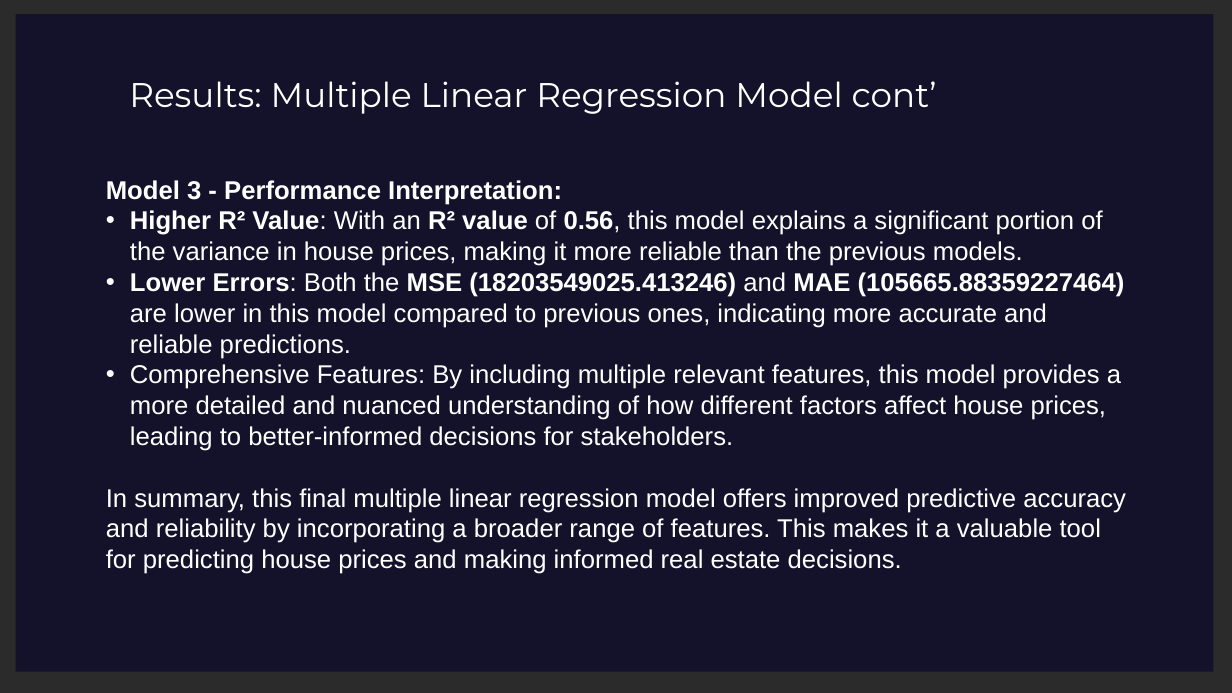
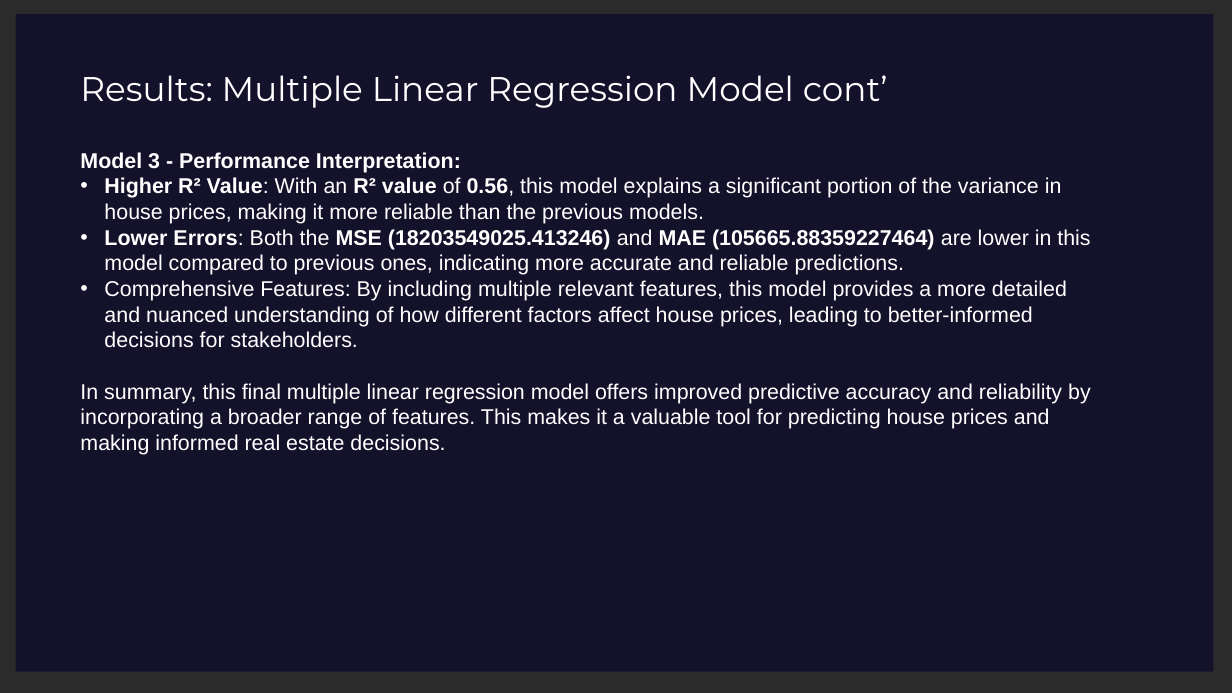
Before and after one commit to Leila-Nyambura/king-county-house-price-prediction-LRM, a slide deck: slide 14 of Northwestern-County-Homes-Regression-Modelling-Project-Presentation.pptx. Drawn at 1232x693 pixels with LibreOffice and Linux fonts; fonts in the diff are those of the drawing; background and template pictures are left out; a plain dark background stands for a picture behind light text. Boxes give left, top, right and bottom in pixels: in the first picture for what was removed or moved away, otherwise in the second. Text is boxed around its words. In the diff, an @@ line names an element or a change of style, - is before the commit and + after.

```diff
--- a/Northwestern-County-Homes-Regression-Modelling-Project-Presentation.pptx
+++ b/Northwestern-County-Homes-Regression-Modelling-Project-Presentation.pptx
@@ text "Results: Multiple Linear Regression Model ...": place and size @@
-text "Results: Multiple Linear Regression Model ..." at box(129, 81, 937, 114)
+text "Results: Multiple Linear Regression Model ..." at box(80, 75, 888, 108)
@@ text "Model 3 - Performance Interpretation:": place and size @@
-text "Model 3 - Performance Interpretation:" at box(106, 180, 1126, 574)
+text "Model 3 - Performance Interpretation:" at box(80, 152, 1091, 455)
@@ text "Model 3 - Performance Interpretation:" at box(80, 152, 1091, 455): size 24 to 20 pt @@
```
Also in this commit, not shown: 23 other slides changed, 3 slides removed, 1 other file.
